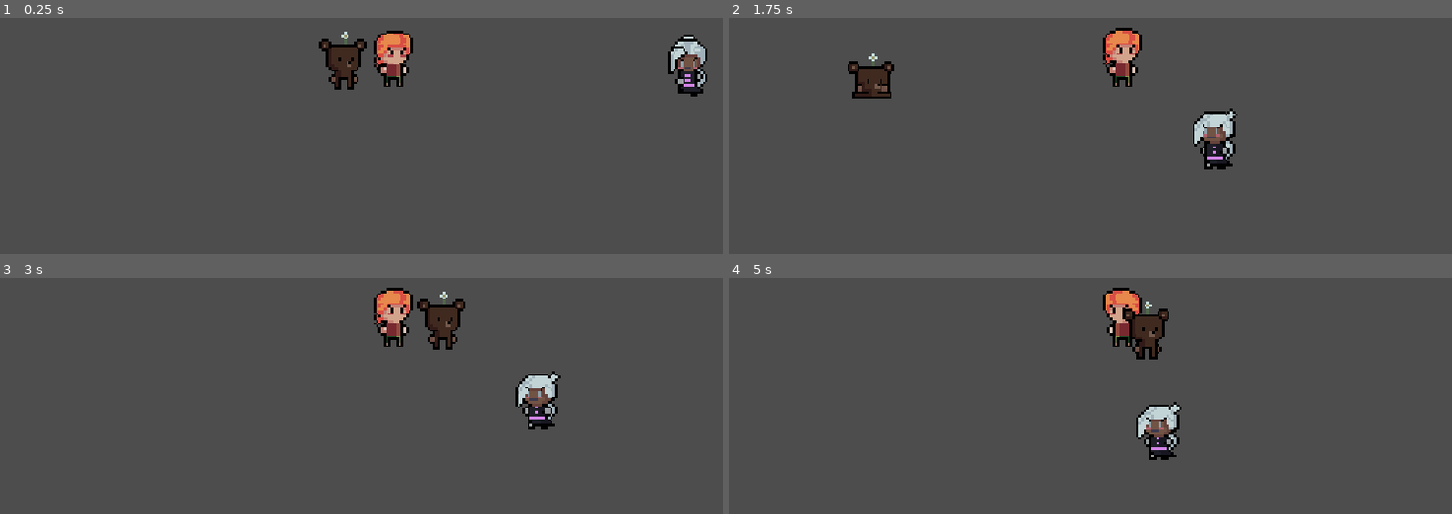
Above: before the commit, frames 1-4 (two rows, left to right).
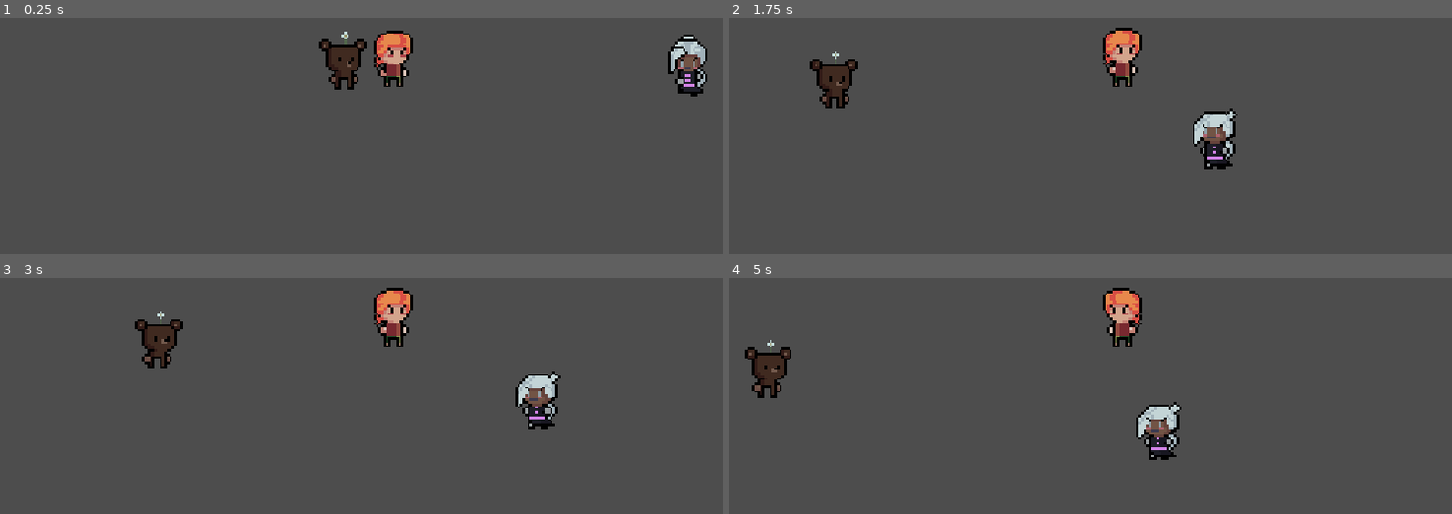
Above: after the commit, the same moments.

Repository: corralwars/CorralWars
Game: Godot game, scene res://scenes/locations/neighborhood.tscn
Two runs of this game, one before a commit and one after it. Both use one fixed random seed, a clock stepped at 60 frames per second and the inputs below. The project has no main scene, so this scene is started directly.
Inputs:
- Up to frame 1 (0.25 s): no input
- Up to frame 2 (1.75 s): hold Right (ui_right) from 0.53 s (still down); tap Up (ui_up) at 0.77, 1.52 s
- Up to frame 3 (3 s): release Right (ui_right) at 2.03 s; hold Left (ui_left) 2.03-2.78 s; hold Right (ui_right) from 2.78 s (still down)
- Up to frame 4 (5 s): tap Up (ui_up) at 3.02, 3.77, 4.52 s; release Right (ui_right) at 4.28 s; hold Left (ui_left) from 4.28 s (still down)

The runs differ from the first frame. In frame 1, less than 0.1% of the frame differs, in the area x 52-57%, y 19-25%; in frame 2, 1.6%; in frame 3, 1.8%, in the area x 18-65%, y 5-39%; in frame 4, 1.8%.

Commit message:
removed unused variable and create new characters

Diff:
--- a/scenes/characters/BearPet.tscn
+++ b/scenes/characters/BearPet.tscn
@@ -109,10 +109,9 @@
 radius = 6.282437
 height = 18.027863
 
-[node name="CharacterBody2D" type="CharacterBody2D" unique_id=1038748228 node_paths=PackedStringArray("COLLISION", "animatedSprite") groups=["npc"]]
+[node name="BearPet" type="CharacterBody2D" unique_id=1038748228 node_paths=PackedStringArray("COLLISION", "animatedSprite") groups=["npc"]]
 scale = Vector2(3.661, 3.661)
 script = ExtResource("1_nj5h1")
-GROUP_FOLLOW = "Player"
 COLLISION = NodePath(".")
 animatedSprite = NodePath("AnimatedSprite2D")
 IsInUse = true
--- /dev/null
+++ b/scenes/characters/Kay.tscn
@@ -0,0 +1,46 @@
+[gd_scene format=3 uid="uid://p5qeyr45i15w"]
+
+[ext_resource type="Texture2D" uid="uid://dxc8sknp2so4l" path="res://assets/Characters/Kay/Idle/kay_idle_0001.png" id="1_lhi4t"]
+[ext_resource type="Script" uid="uid://b3jg8n31if23" path="res://scripts/characters/kay.gd" id="1_p285x"]
+[ext_resource type="Texture2D" uid="uid://c58j2ocme8lnm" path="res://assets/Characters/Kay/Idle/kay_idle_0002.png" id="2_p285x"]
+[ext_resource type="Texture2D" uid="uid://ctqxtlntxyy3m" path="res://assets/Characters/Kay/Idle/kay_idle_0003.png" id="3_mftxj"]
+[ext_resource type="Texture2D" uid="uid://dv7mcivb5e51l" path="res://assets/Characters/Kay/Idle/kay_idle_0004.png" id="4_1arh7"]
+
+[sub_resource type="SpriteFrames" id="SpriteFrames_c3edr"]
+animations = [{
+"frames": [{
+"duration": 1.0,
+"texture": ExtResource("1_lhi4t")
+}, {
+"duration": 1.0,
+"texture": ExtResource("2_p285x")
+}, {
+"duration": 1.0,
+"texture": ExtResource("3_mftxj")
+}, {
+"duration": 1.0,
+"texture": ExtResource("4_1arh7")
+}],
+"loop": 1,
+"name": &"Idle",
+"speed": 5.0
+}]
+
+[sub_resource type="CapsuleShape2D" id="CapsuleShape2D_c3edr"]
+radius = 6.0
+height = 22.0
+
+[node name="Kay" type="CharacterBody2D" unique_id=1820528063 node_paths=PackedStringArray("animatedSprite") groups=["Kay", "npc"]]
+scale = Vector2(3.661, 3.661)
+script = ExtResource("1_p285x")
+MOVEMENT_DELAY = 0.2
+animatedSprite = NodePath("AnimatedSprite2D")
+
+[node name="AnimatedSprite2D" type="AnimatedSprite2D" parent="." unique_id=833662143]
+sprite_frames = SubResource("SpriteFrames_c3edr")
+animation = &"Idle"
+autoplay = "Idle"
+
+[node name="CollisionShape2D" type="CollisionShape2D" parent="." unique_id=736279140]
+position = Vector2(0, -2)
+shape = SubResource("CapsuleShape2D_c3edr")
--- /dev/null
+++ b/scenes/characters/Loky.tscn
@@ -0,0 +1,68 @@
+[gd_scene format=3 uid="uid://dmlsaqfjnsgxo"]
+
+[ext_resource type="Script" uid="uid://cpqygrcvwx1ot" path="res://scripts/characters/loky.gd" id="1_2ufqs"]
+[ext_resource type="Texture2D" uid="uid://dc1a5lswc2ujq" path="res://assets/Characters/Loky/Idle/loky_0001.png" id="1_bym53"]
+[ext_resource type="Texture2D" uid="uid://epna60f8fws2" path="res://assets/Characters/Loky/Idle/loky_0002.png" id="2_2ufqs"]
+[ext_resource type="Texture2D" uid="uid://ciq6vxub8usgi" path="res://assets/Characters/Loky/Idle/loky_0003.png" id="3_4gjdu"]
+[ext_resource type="Texture2D" uid="uid://b5jfdk85cyxnt" path="res://assets/Characters/Loky/Idle/loky_0004.png" id="4_q44im"]
+[ext_resource type="Texture2D" uid="uid://34dyfmiypmca" path="res://assets/Characters/Loky/Idle/loky_0005.png" id="5_whbl6"]
+[ext_resource type="Texture2D" uid="uid://dgiu5qhxsgntx" path="res://assets/Characters/Loky/Idle/loky_0006.png" id="6_67tl4"]
+[ext_resource type="Texture2D" uid="uid://df7j40yd216hr" path="res://assets/Characters/Loky/Idle/loky_0007.png" id="7_hlcar"]
+[ext_resource type="Texture2D" uid="uid://b5f17wuo7rbsq" path="res://assets/Characters/Loky/Idle/loky_0008.png" id="8_yedql"]
+[ext_resource type="Texture2D" uid="uid://tk8oxwbaxtp4" path="res://assets/Characters/Loky/Idle/loky_0009.png" id="9_wh8uw"]
+
+[sub_resource type="SpriteFrames" id="SpriteFrames_oht21"]
+animations = [{
+"frames": [{
+"duration": 1.0,
+"texture": ExtResource("1_bym53")
+}, {
+"duration": 1.0,
+"texture": ExtResource("2_2ufqs")
+}, {
+"duration": 1.0,
+"texture": ExtResource("3_4gjdu")
+}, {
+"duration": 1.0,
+"texture": ExtResource("4_q44im")
+}, {
+"duration": 1.0,
+"texture": ExtResource("5_whbl6")
+}, {
+"duration": 1.0,
+"texture": ExtResource("6_67tl4")
+}, {
+"duration": 1.0,
+"texture": ExtResource("7_hlcar")
+}, {
+"duration": 1.0,
+"texture": ExtResource("8_yedql")
+}, {
+"duration": 1.0,
+"texture": ExtResource("9_wh8uw")
+}],
+"loop": 1,
+"name": &"Idle",
+"speed": 5.0
+}]
+
+[sub_resource type="CapsuleShape2D" id="CapsuleShape2D_bym53"]
+radius = 14.0
+height = 90.0
+
+[node name="Loky" type="CharacterBody2D" unique_id=1293614822 node_paths=PackedStringArray("animatedSprite") groups=["Loky", "npc"]]
+script = ExtResource("1_2ufqs")
+MOVEMENT_DELAY = 0.4
+animatedSprite = NodePath("AnimatedSprite2D")
+
+[node name="AnimatedSprite2D" type="AnimatedSprite2D" parent="." unique_id=864364652]
+scale = Vector2(3.661, 3.661)
+sprite_frames = SubResource("SpriteFrames_oht21")
+animation = &"Idle"
+autoplay = "Idle"
+frame = 1
+frame_progress = 0.69675696
+
+[node name="CollisionShape2D" type="CollisionShape2D" parent="." unique_id=40417287]
+position = Vector2(0, 2)
+shape = SubResource("CapsuleShape2D_bym53")
--- a/scenes/characters/Neighboords/MadreEcuanime.tscn
+++ b/scenes/characters/Neighboords/MadreEcuanime.tscn
@@ -103,7 +103,7 @@
 radius = 6.0
 height = 22.0
 
-[node name="MadreEcuanime" type="CharacterBody2D" unique_id=1701767382 node_paths=PackedStringArray("animatedSprite") groups=["npc"]]
+[node name="MadreEcuanime" type="CharacterBody2D" unique_id=1701767382 node_paths=PackedStringArray("animatedSprite") groups=["MadreEcuanime", "npc"]]
 scale = Vector2(3.661, 3.661)
 script = ExtResource("1_ua3ti")
 animatedSprite = NodePath("AnimatedSprite2D")
@@ -112,6 +112,7 @@
 sprite_frames = SubResource("SpriteFrames_4n17y")
 animation = &"Idle"
 autoplay = "Idle"
+frame_progress = 0.23688006
 
 [node name="CollisionShape2D" type="CollisionShape2D" parent="." unique_id=532742488]
 position = Vector2(0, -2)
--- a/scenes/characters/Player.tscn
+++ b/scenes/characters/Player.tscn
@@ -118,8 +118,10 @@
 
 [node name="AnimatedSprite2D" type="AnimatedSprite2D" parent="." unique_id=2084403467]
 sprite_frames = SubResource("SpriteFrames_oht21")
-animation = &"Walk_Front"
+animation = &"Idle"
 autoplay = "Idle"
+frame = 1
+frame_progress = 0.7097363
 
 [node name="CollisionShape2D" type="CollisionShape2D" parent="." unique_id=697767521]
 position = Vector2(0, -3)
--- /dev/null
+++ b/scenes/characters/Shop/Solstice.tscn
@@ -0,0 +1,141 @@
+[gd_scene format=3 uid="uid://s1pya0rh88nd"]
+
+[ext_resource type="Script" uid="uid://c21eyx0hx1i4v" path="res://scripts/characters/solstice.gd" id="1_e7sc0"]
+[ext_resource type="Texture2D" uid="uid://bsaaqc6n0pwf1" path="res://assets/Characters/Solstice/Idle/sols idle_0001.png" id="2_x41ul"]
+[ext_resource type="Texture2D" uid="uid://8saqbo34jyvw" path="res://assets/Characters/Solstice/Idle/sols idle_0002.png" id="3_8ab2r"]
+[ext_resource type="Texture2D" uid="uid://dqdvwb5l63m2n" path="res://assets/Characters/Solstice/Idle/sols idle_0003.png" id="4_porf7"]
+[ext_resource type="Texture2D" uid="uid://cxfhlld4fl148" path="res://assets/Characters/Solstice/Idle/sols idle_0004.png" id="5_vtppk"]
+[ext_resource type="Texture2D" uid="uid://bo6aubrtxmguu" path="res://assets/Characters/Solstice/Idle/sols idle_0005.png" id="6_csujf"]
+[ext_resource type="Texture2D" uid="uid://cksbs6di7wfr" path="res://assets/Characters/Solstice/Idle/sols idle_0006.png" id="7_iunl3"]
+[ext_resource type="Texture2D" uid="uid://cr2ykx1roucp2" path="res://assets/Characters/Solstice/Idle/sols idle_0007.png" id="8_d17u1"]
+[ext_resource type="Texture2D" uid="uid://mr4auyhy4vql" path="res://assets/Characters/Solstice/Idle/sols idle_0008.png" id="9_h4amc"]
+[ext_resource type="Texture2D" uid="uid://mmjx0n0v5cw0" path="res://assets/Characters/Solstice/Idle/sols idle_0009.png" id="10_2cgeb"]
+[ext_resource type="Texture2D" uid="uid://bs0cbqc5htp8w" path="res://assets/Characters/Solstice/Idle/sols idle_0010.png" id="11_2g7yb"]
+[ext_resource type="Texture2D" uid="uid://d073iowgdxhkp" path="res://assets/Characters/Solstice/Idle/sols idle_0011.png" id="12_trto0"]
+[ext_resource type="Texture2D" uid="uid://cllbrsnfyrwko" path="res://assets/Characters/Solstice/Idle/sols idle_0012.png" id="13_54a4h"]
+[ext_resource type="Texture2D" uid="uid://cds5qeccavegx" path="res://assets/Characters/Solstice/Walk_Front/sols walk_0001.png" id="14_lfcqq"]
+[ext_resource type="Texture2D" uid="uid://bfkosrxun1qic" path="res://assets/Characters/Solstice/Walk_Front/sols walk_0002.png" id="15_7rs0p"]
+[ext_resource type="Texture2D" uid="uid://c1qm216uc8van" path="res://assets/Characters/Solstice/Walk_Front/sols walk_0003.png" id="16_su2im"]
+[ext_resource type="Texture2D" uid="uid://cv2qj2s3807xn" path="res://assets/Characters/Solstice/Walk_Front/sols walk_0004.png" id="17_i11xi"]
+[ext_resource type="Texture2D" uid="uid://n8fnp8i2l50t" path="res://assets/Characters/Solstice/Walk_Front/sols walk_0005.png" id="18_uiy3f"]
+[ext_resource type="Texture2D" uid="uid://cjtfifq424p5s" path="res://assets/Characters/Solstice/Walk_Front/sols walk_0006.png" id="19_brik0"]
+[ext_resource type="Texture2D" uid="uid://dcl10548vgl3s" path="res://assets/Characters/Solstice/Walk_Front/sols walk_0007.png" id="20_7xdyv"]
+[ext_resource type="Texture2D" uid="uid://b12jjbpujv645" path="res://assets/Characters/Solstice/Walk_Front/sols walk_0008.png" id="21_2s3q0"]
+[ext_resource type="Texture2D" uid="uid://7a7hjgjr4ww5" path="res://assets/Characters/Solstice/Walk_Front/sols walk_0009.png" id="22_6sf7y"]
+[ext_resource type="Texture2D" uid="uid://41x7f76fn0lc" path="res://assets/Characters/Solstice/Walk_Front/sols walk_0010.png" id="23_0yiel"]
+[ext_resource type="Texture2D" uid="uid://dtyhecciqy8b3" path="res://assets/Characters/Solstice/Walk_Front/sols walk_0011.png" id="24_4unqk"]
+[ext_resource type="Texture2D" uid="uid://be2oex6akt0wr" path="res://assets/Characters/Solstice/Walk_Front/sols walk_0012.png" id="25_mbeft"]
+[ext_resource type="Texture2D" uid="uid://chnbw47fpqrbg" path="res://assets/Characters/Solstice/Walk_Front/sols walk_0013.png" id="26_8emat"]
+
+[sub_resource type="SpriteFrames" id="SpriteFrames_oht21"]
+animations = [{
+"frames": [{
+"duration": 1.0,
+"texture": ExtResource("2_x41ul")
+}, {
+"duration": 1.0,
+"texture": ExtResource("3_8ab2r")
+}, {
+"duration": 1.0,
+"texture": ExtResource("4_porf7")
+}, {
+"duration": 1.0,
+"texture": ExtResource("5_vtppk")
+}, {
+"duration": 1.0,
+"texture": ExtResource("6_csujf")
+}, {
+"duration": 1.0,
+"texture": ExtResource("7_iunl3")
+}, {
+"duration": 1.0,
+"texture": ExtResource("8_d17u1")
+}, {
+"duration": 1.0,
+"texture": ExtResource("9_h4amc")
+}, {
+"duration": 1.0,
+"texture": ExtResource("10_2cgeb")
+}, {
+"duration": 1.0,
+"texture": ExtResource("11_2g7yb")
+}, {
+"duration": 1.0,
+"texture": ExtResource("12_trto0")
+}, {
+"duration": 1.0,
+"texture": ExtResource("13_54a4h")
+}],
+"loop": 1,
+"name": &"Idle",
+"speed": 12.0
+}, {
+"frames": [{
+"duration": 1.0,
+"texture": ExtResource("14_lfcqq")
+}, {
+"duration": 1.0,
+"texture": ExtResource("15_7rs0p")
+}, {
+"duration": 1.0,
+"texture": ExtResource("16_su2im")
+}, {
+"duration": 1.0,
+"texture": ExtResource("17_i11xi")
+}, {
+"duration": 1.0,
+"texture": ExtResource("18_uiy3f")
+}, {
+"duration": 1.0,
+"texture": ExtResource("19_brik0")
+}, {
+"duration": 1.0,
+"texture": ExtResource("20_7xdyv")
+}, {
+"duration": 1.0,
+"texture": ExtResource("21_2s3q0")
+}, {
+"duration": 1.0,
+"texture": ExtResource("22_6sf7y")
+}, {
+"duration": 1.0,
+"texture": ExtResource("23_0yiel")
+}, {
+"duration": 1.0,
+"texture": ExtResource("24_4unqk")
+}, {
+"duration": 1.0,
+"texture": ExtResource("25_mbeft")
+}, {
+"duration": 1.0,
+"texture": ExtResource("26_8emat")
+}],
+"loop": 1,
+"name": &"Walk_Front",
+"speed": 12.0
+}]
+
+[sub_resource type="CapsuleShape2D" id="CapsuleShape2D_luni0"]
+radius = 5.462989
+height = 21.305656
+
+[node name="Solstice" type="CharacterBody2D" unique_id=1504751348 node_paths=PackedStringArray("animatedSprite") groups=["Solstice", "npc"]]
+scale = Vector2(3.661, 3.661)
+script = ExtResource("1_e7sc0")
+MOVE_AREA_SIZE = Vector2(200, 100)
+MIN_MOVE_TIME = 2.5
+MAX_MOVE_TIME = 5.0
+MIN_IDLE_TIME = 0.5
+MAX_IDLE_TIME = 1.0
+MIN_DISTANCE_TO_TARGET = 6.0
+animatedSprite = NodePath("AnimatedSprite2D")
+
+[node name="AnimatedSprite2D" type="AnimatedSprite2D" parent="." unique_id=1814516856]
+sprite_frames = SubResource("SpriteFrames_oht21")
+animation = &"Walk_Front"
+autoplay = "Idle"
+frame_progress = 0.19841486
+
+[node name="CollisionShape2D" type="CollisionShape2D" parent="." unique_id=665625305]
+position = Vector2(-0.27314943, 1.912046)
+shape = SubResource("CapsuleShape2D_luni0")
